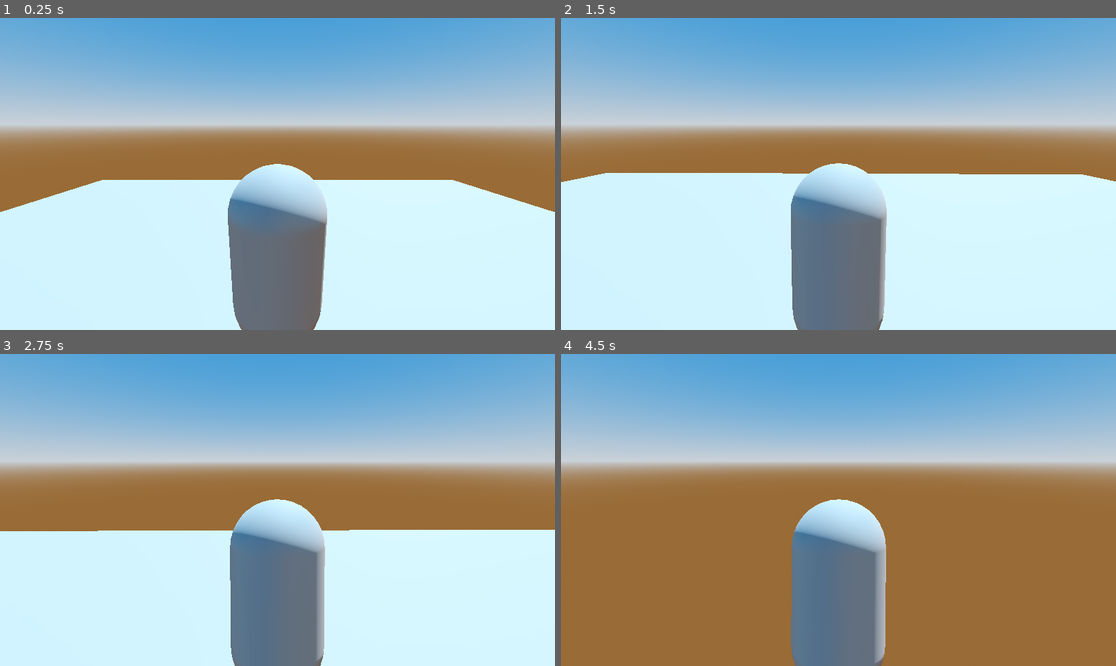
Above: before the commit, frames 1-4 (two rows, left to right).
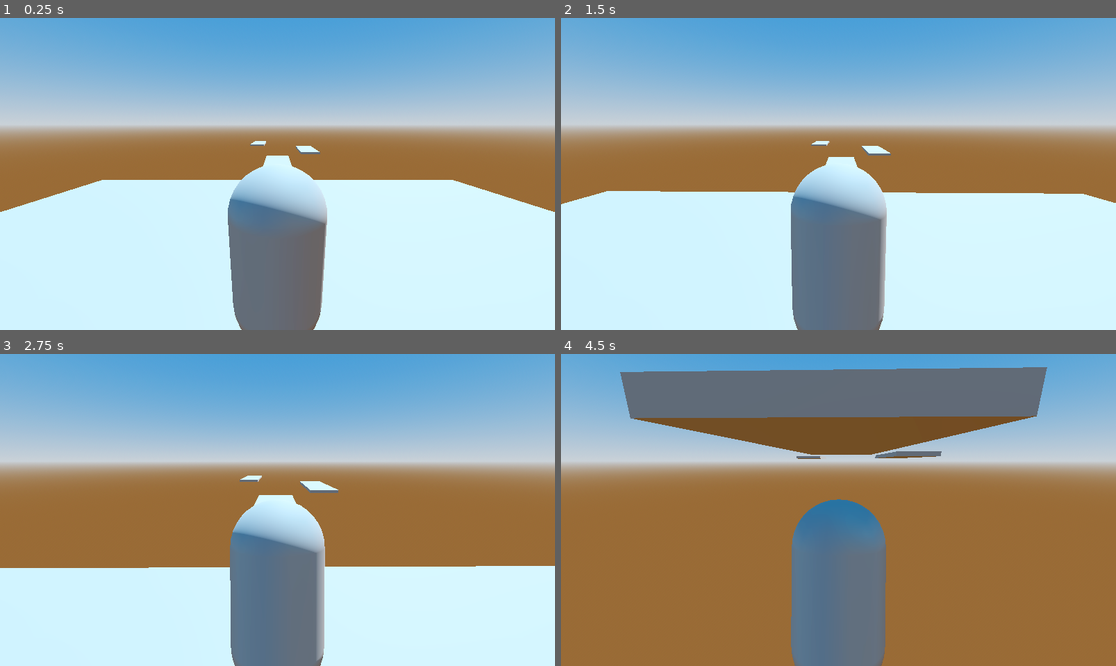
Above: after the commit, the same moments.

Repository: inann/GodotProject
Game: Godot game, scene res://3d_base_node.tscn
Two runs of this game, one before a commit and one after it. Both use one fixed random seed, a clock stepped at 60 frames per second and the inputs below.
Inputs (mouse positions are in pixels of both pictures, inside the frame that each line leads up to):
- Up to frame 1 (0.25 s): no input
- Up to frame 2 (1.5 s): move the mouse to (866, 174) at 0.52 s; hold W (moveforward) from 0.53 s (still down); tap Shift (sprint, bound only after the commit) at 0.6 s; tap Space (jump) at 0.77, 0.8, 1.07, 1.35 s; move the mouse to (810, 174) at 1.27 s
- Up to frame 3 (2.75 s): keep holding W (moveforward); tap Space (jump) at 1.52, 1.82, 2.3 s; tap Shift (sprint, bound only after the commit) at 1.55, 2.1 s; move the mouse to (288, 503) at 2.02 s
- Up to frame 4 (4.5 s): keep holding W (moveforward); move the mouse to (832, 516) at 2.77 s; tap Shift (sprint, bound only after the commit) at 2.85, 4.35 s; tap Space (jump) at 3.02, 3.32, 3.6, 3.77, 4.07 s; move the mouse to (877, 513) at 3.52 s; move the mouse to (794, 506) at 4.27 s

The runs differ from the first frame. In frame 1, 0.3% of the frame differs, in the area x 45-58%, y 39-48%; in frame 2, 5.6%; in frame 3, 10%; in frame 4, 19%, in the area x 10-88%, y 4-99%.

Commit message:
Added double jump, simple 3 platforms, shift to 'sprint'. Probably want to remove sprint and add dash instead?

Diff:
--- a/3d_base_node.tscn
+++ b/3d_base_node.tscn
@@ -22,6 +22,10 @@
 [sub_resource type="ConcavePolygonShape3D" id="ConcavePolygonShape3D_pp5y4"]
 data = PackedVector3Array(1, 0, 1, -1, 0, 1, 1, 0, -1, -1, 0, 1, -1, 0, -1, 1, 0, -1)
 
+[sub_resource type="BoxMesh" id="BoxMesh_5wmlc"]
+
+[sub_resource type="BoxShape3D" id="BoxShape3D_cwdih"]
+
 [node name="Node3D" type="Node3D"]
 
 [node name="WorldEnvironment" type="WorldEnvironment" parent="."]
@@ -43,3 +47,30 @@
 
 [node name="CharacterBody3D" parent="." instance=ExtResource("1_kkqqj")]
 transform = Transform3D(1, 0, 0, 0, 1, 0, 0, 0, 1, 0, 3.8544, 0)
+
+[node name="Platform1" type="MeshInstance3D" parent="."]
+transform = Transform3D(3.3836, 0, 0, 0, 0.348867, 0, 0, 0, 10.6307, 0, 0, -24.774)
+mesh = SubResource("BoxMesh_5wmlc")
+
+[node name="StaticBody3D" type="StaticBody3D" parent="Platform1"]
+
+[node name="CollisionShape3D" type="CollisionShape3D" parent="Platform1/StaticBody3D"]
+shape = SubResource("BoxShape3D_cwdih")
+
+[node name="Platform2" type="MeshInstance3D" parent="."]
+transform = Transform3D(3.3836, 0, 0, 0, 0.348867, 0, 0, 0, 10.6307, 5.82735, 0, -39.1383)
+mesh = SubResource("BoxMesh_5wmlc")
+
+[node name="StaticBody3D" type="StaticBody3D" parent="Platform2"]
+
+[node name="CollisionShape3D" type="CollisionShape3D" parent="Platform2/StaticBody3D"]
+shape = SubResource("BoxShape3D_cwdih")
+
+[node name="Platform3" type="MeshInstance3D" parent="."]
+transform = Transform3D(3.3836, 0, 0, 0, 0.348867, 0, 0, 0, 10.6307, -4.95891, 0, -52.8212)
+mesh = SubResource("BoxMesh_5wmlc")
+
+[node name="StaticBody3D" type="StaticBody3D" parent="Platform3"]
+
+[node name="CollisionShape3D" type="CollisionShape3D" parent="Platform3/StaticBody3D"]
+shape = SubResource("BoxShape3D_cwdih")
--- a/player.gd
+++ b/player.gd
@@ -10,9 +10,14 @@
 @export var sens = 0.01
 
 var moving = false
+var doublejump = true
+var sprinting = false
 
 # Get the gravity from the project settings to be synced with RigidBody nodes.
 var gravity = ProjectSettings.get_setting("physics/3d/default_gravity")
+
+#func has_not_doublejumped():
+	#return doublejumped
 
 func _ready():
 	Input.mouse_mode = Input.MOUSE_MODE_CAPTURED
@@ -31,21 +36,36 @@
 
 func _physics_process(delta):
 
-	print("Velocity: " + str(velocity))
+	if Input.is_action_just_pressed("sprint"):
+		sprinting = true
+
+	if Input.is_action_just_released("sprint"):
+		sprinting = false
+
 	if not is_on_floor():
 		velocity.y -= gravity * delta
 
+	if !doublejump and is_on_floor():
+		doublejump = true
+	#if is_on_floor() and !has_not_doublejumped():
+		#doublejumped = false
 	# Handle Jump.
-	if Input.is_action_just_pressed("jump") and is_on_floor():
+	if Input.is_action_just_pressed("jump") and (is_on_floor() or doublejump):
 		velocity.y = JUMP_VELOCITY
+		if !is_on_floor():
+			doublejump = false
 
 	# Get the input direction and handle the movement/deceleration.
 	# As good practice, you should replace UI actions with custom gameplay actions.
 	var input_dir = Input.get_vector("moveleft", "moveright", "moveforward", "movebackward")
 	var direction = (pivot.basis * Vector3(input_dir.x, 0, input_dir.y)).normalized()
 	if direction:
-		velocity.x = direction.x * SPEED
-		velocity.z = direction.z * SPEED
+		if sprinting:
+			velocity.x = direction.x * SPEED * 2
+			velocity.z = direction.z * SPEED * 2
+		else:
+			velocity.x = direction.x * SPEED
+			velocity.z = direction.z * SPEED
 	else:
 		velocity.x = move_toward(velocity.x, 0, SPEED)
 		velocity.z = move_toward(velocity.z, 0, SPEED)
--- a/project.godot
+++ b/project.godot
@@ -48,6 +48,11 @@
 "events": [Object(InputEventKey,"resource_local_to_scene":false,"resource_name":"","device":-1,"window_id":0,"alt_pressed":false,"shift_pressed":false,"ctrl_pressed":false,"meta_pressed":false,"pressed":false,"keycode":0,"physical_keycode":32,"key_label":0,"unicode":32,"echo":false,"script":null)
 ]
 }
+sprint={
+"deadzone": 0.5,
+"events": [Object(InputEventKey,"resource_local_to_scene":false,"resource_name":"","device":-1,"window_id":0,"alt_pressed":false,"shift_pressed":false,"ctrl_pressed":false,"meta_pressed":false,"pressed":false,"keycode":0,"physical_keycode":4194325,"key_label":0,"unicode":0,"echo":false,"script":null)
+]
+}
 
 [rendering]
 
Not shown: 1 places in 3d_base_node.tscn that only renumber resources
